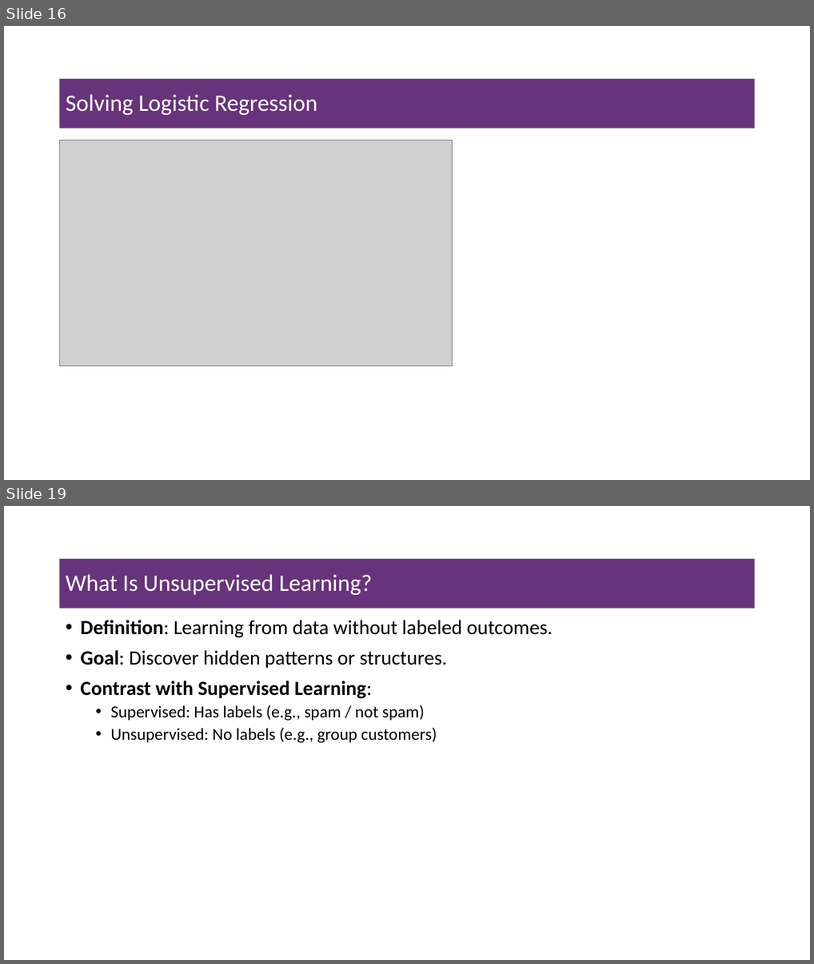
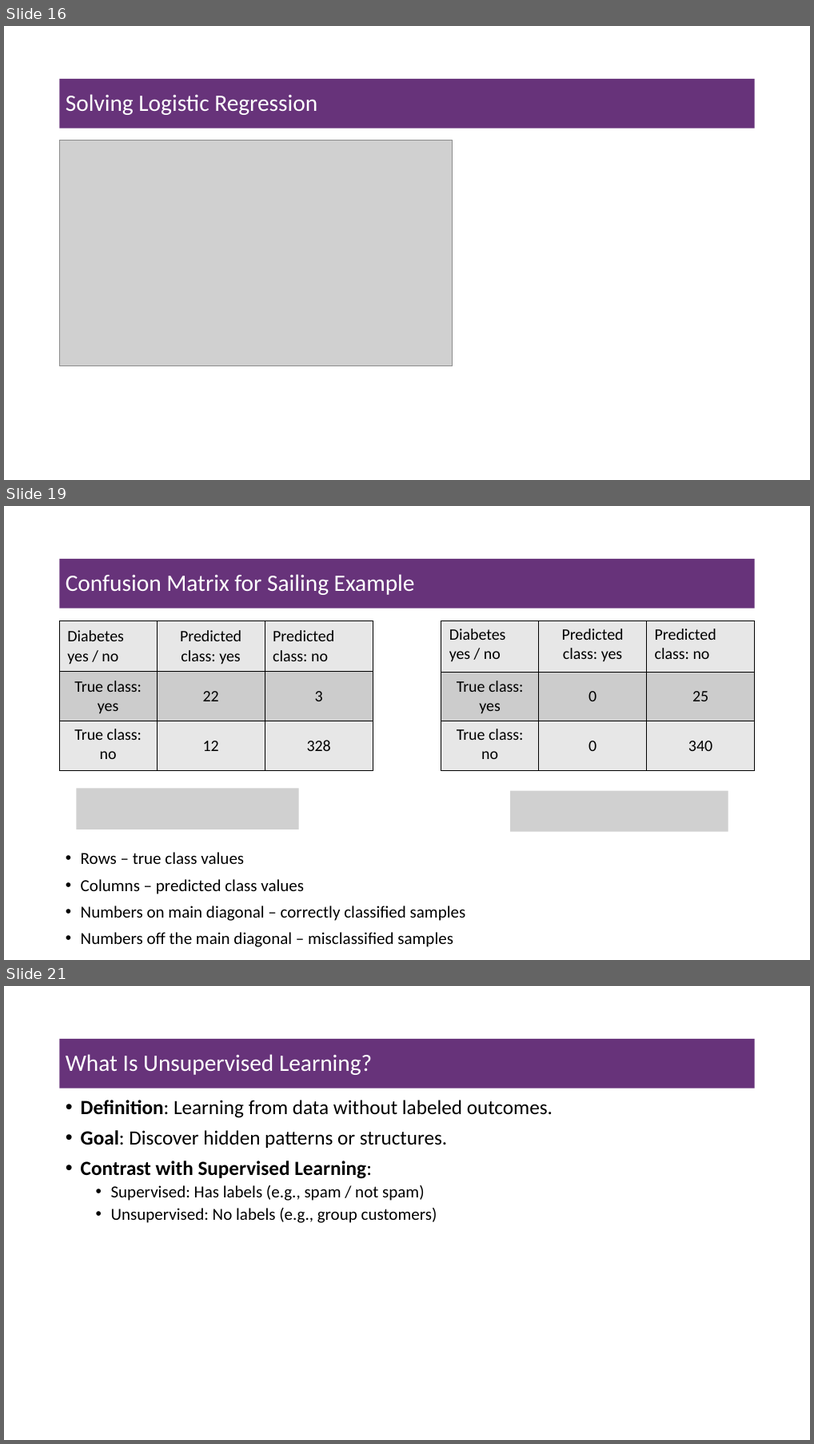
Before and after one commit to msfasha/A0597203-AI_Business_Applications, a slide deck: Part 2 - Introduction to Machine Learning/Introduction to Machine Learning.pptx. Shown one above the other, each under a label of ours: slides 16 and 19 before the commit, slides 16, 19 and 21 after it; the slides between them are not shown. The pictures are 814x964 and 814x1444 pixels, drawn with LibreOffice and Linux fonts; fonts in the diff are those of the drawing; grey boxes stand for pictures. Boxes give left, top, right and bottom in pixels: in the first picture for what was removed or moved away, otherwise in the second. Text is boxed around its words. In the diff, an @@ line names an element or a change of style, - is before the commit and + after.

```diff
--- a/Part 2 - Introduction to Machine Learning/Introduction to Machine Learning.pptx
+++ b/Part 2 - Introduction to Machine Learning/Introduction to Machine Learning.pptx
@@ slide 19 added at [4,506,810,960], background #FFFFFF @@
@@ title added at [60,559,755,608], fill #67337A, 28 pt, text #FFFFFF @@
+Confusion Matrix for Sailing Example
@@ table added at [60,621,374,770], 3 rows, 3 columns @@
+Diabetes yes / no | Predicted / class: yes | Predicted class: no
+True class: yes | 22 | 3
+True class: no | 12 | 328
@@ table added at [442,621,755,770], 3 rows, 3 columns @@
+Diabetes yes / no | Predicted / class: yes | Predicted class: no
+True class: yes | 0 | 25
+True class: no | 0 | 340
@@ picture added at [77,788,299,829] @@
@@ picture added at [510,791,729,832] @@
@@ text added at [81,852,466,947], 20 pt, text #000000 @@
+• Rows – true class values
+• Columns – predicted class values
+• Numbers on main diagonal – correctly classified samples
+• Numbers off the main diagonal – misclassified samples
@@ what was slide 19 is now slide 21 @@
```
Also in this commit, not shown: 3 slides changed, 2 other slides added, 1 slide removed, 9 other files.
